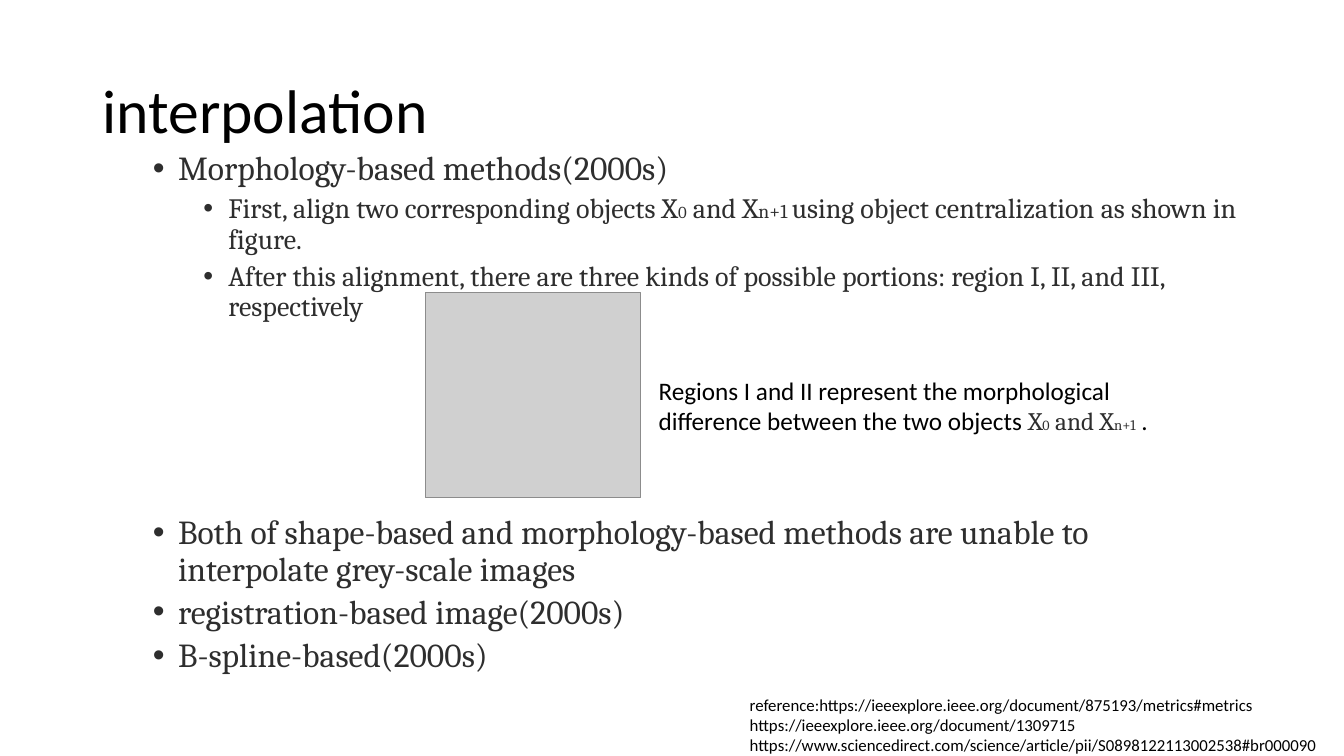
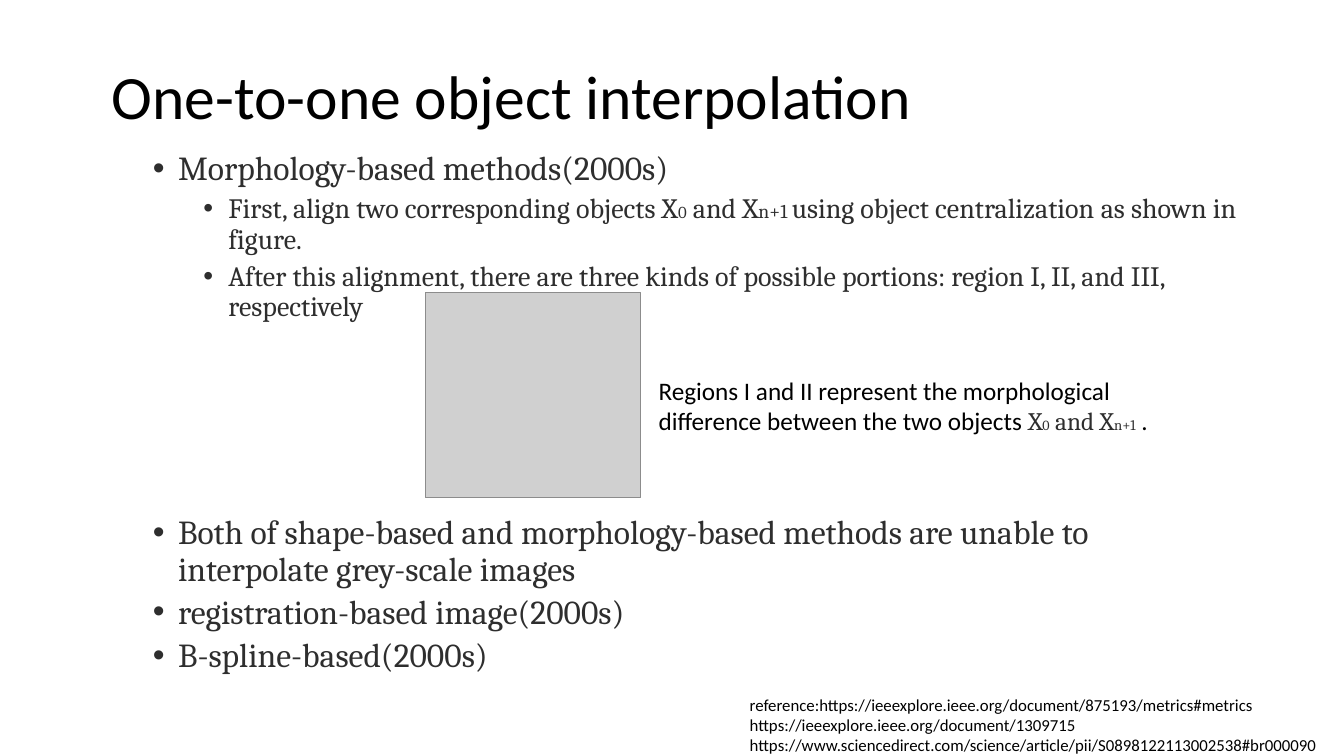
Before and after one commit to autotntfan/BIP, a slide deck: slide 19 of The insight toolkit image registration framework.pptx (slide 16 before the commit). Drawn at 1344x756 pixels with LibreOffice and Linux fonts; fonts in the diff are those of the drawing; grey boxes stand for pictures. Boxes give left, top, right and bottom in pixels: in the first picture for what was removed or moved away, otherwise in the second. Text is boxed around its words. In the diff, an @@ line names an element or a change of style, - is before the commit and + after.

```diff
--- a/The insight toolkit image registration framework.pptx
+++ b/The insight toolkit image registration framework.pptx
@@ text added at [112,76,911,130], 44 pt, text #000000 @@
+One-to-one object interpolation
@@ title removed at [102,90,427,143] @@
-interpolation
```
Also in this commit, not shown: 11 other slides changed, 4 slides added, 1 slide removed.
